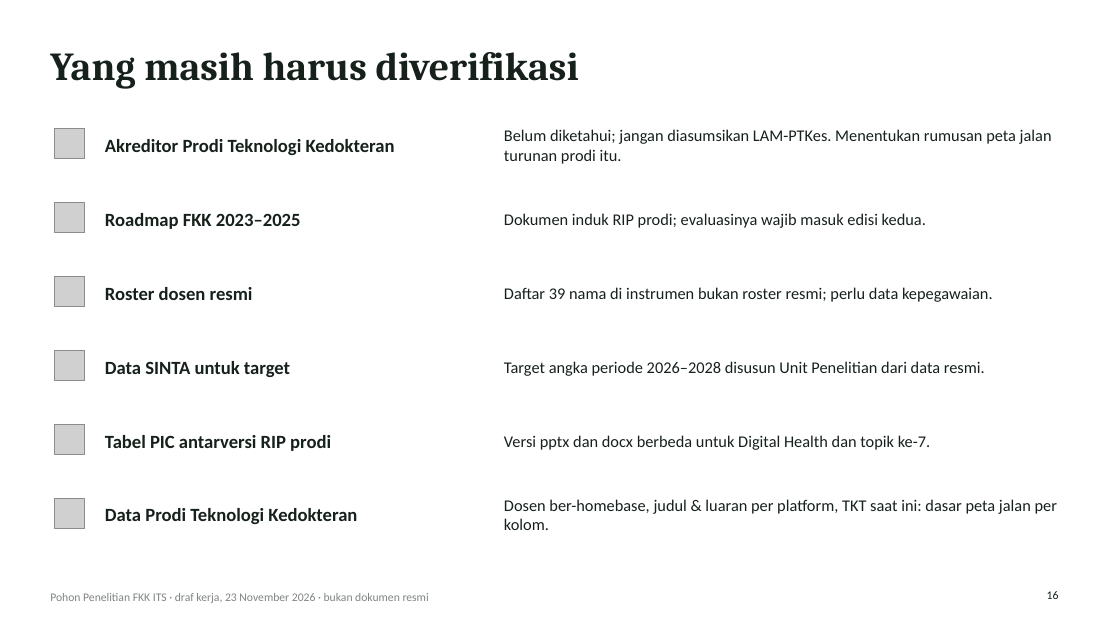
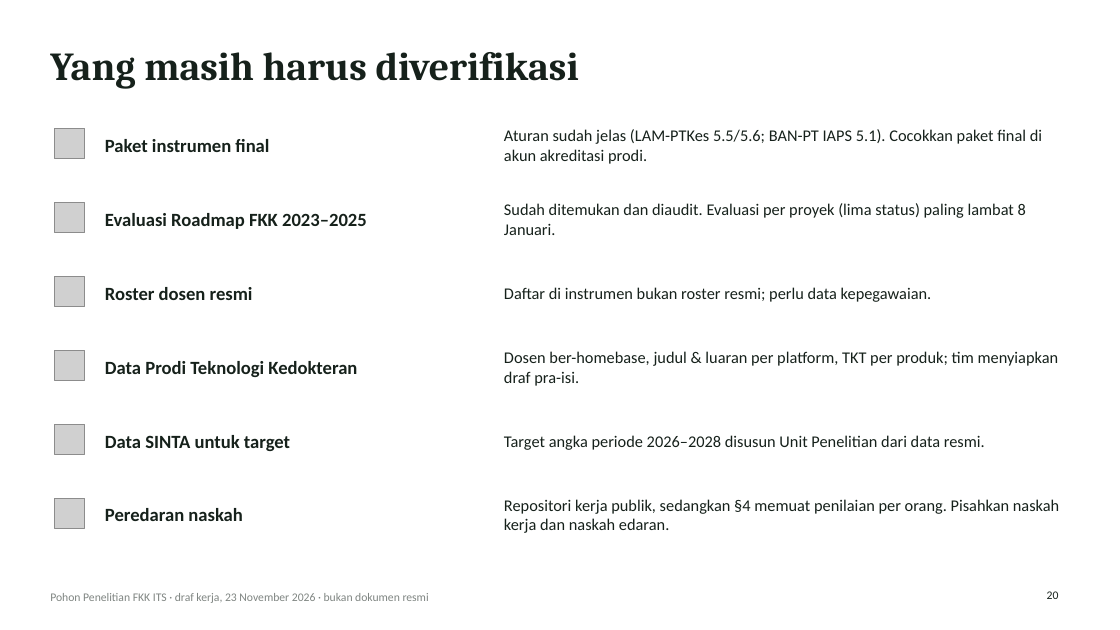
Before and after one commit to anakwirayuda-eng/desa-binaan-dashboard, a slide deck: slide 20 of output/PAPARAN_POHON_PENELITIAN_FKK_ITS.pptx (slide 16 before the commit). Drawn at 1120x630 pixels with LibreOffice and Linux fonts; fonts in the diff are those of the drawing; grey boxes stand for pictures. Boxes give left, top, right and bottom in pixels: in the first picture for what was removed or moved away, otherwise in the second. Text is boxed around its words. In the diff, an @@ line names an element or a change of style, - is before the commit and + after.

```diff
--- a/output/PAPARAN_POHON_PENELITIAN_FKK_ITS.pptx
+++ b/output/PAPARAN_POHON_PENELITIAN_FKK_ITS.pptx
@@ text at box(105, 139, 269, 152): text changed @@
-Akreditor Prodi Teknologi Kedokteran
+Paket instrumen final
@@ text at box(504, 129, 1042, 164): text changed @@
-Belum diketahui; jangan diasumsikan LAM-PTKes. Menentukan rumusan peta jalan turunan prodi itu.
+Aturan sudah jelas (LAM-PTKes 5.5/5.6; BAN-PT IAPS 5.1). Cocokkan paket final di akun akreditasi prodi.
@@ text at box(504, 203, 1026, 235): text changed @@
-Dokumen induk RIP prodi; evaluasinya wajib masuk edisi kedua.
+Sudah ditemukan dan diaudit. Evaluasi per proyek (lima status) paling lambat 8 Januari.
@@ text at box(105, 213, 367, 229): text changed @@
-Roadmap FKK 2023–2025
+Evaluasi Roadmap FKK 2023–2025
@@ text at box(504, 287, 932, 302): text changed @@
-Daftar 39 nama di instrumen bukan roster resmi; perlu data kepegawaian.
+Daftar di instrumen bukan roster resmi; perlu data kepegawaian.
@@ text added at box(504, 351, 1059, 386), 14 pt, text #16211B @@
+Dosen ber-homebase, judul & luaran per platform, TKT per produk; tim menyiapkan draf pra-isi.
@@ text added at box(105, 361, 357, 377), 16 pt, text #16211B, bold @@
+Data Prodi Teknologi Kedokteran
@@ text "Data SINTA untuk target": place and size @@
-text "Data SINTA untuk target" at box(105, 361, 290, 377)
+text "Data SINTA untuk target" at box(105, 435, 290, 451)
@@ text "Target angka periode 2026–2028 disusun ...": place and size @@
-text "Target angka periode 2026–2028 disusun ..." at box(504, 361, 985, 376)
+text "Target angka periode 2026–2028 disusun ..." at box(504, 435, 985, 450)
@@ text removed at box(105, 435, 331, 451) @@
-Tabel PIC antarversi RIP prodi
@@ text removed at box(504, 435, 930, 450) @@
-Versi pptx dan docx berbeda untuk Digital Health dan topik ke-7.
@@ text at box(105, 508, 242, 521): text changed @@
-Data Prodi Teknologi Kedokteran
+Peredaran naskah
@@ text at box(504, 499, 1059, 533): text changed @@
-Dosen ber-homebase, judul & luaran per platform, TKT saat ini: dasar peta jalan per kolom.
+Repositori kerja publik, sedangkan §4 memuat penilaian per orang. Pisahkan naskah kerja dan naskah edaran.
@@ page number at box(1047, 591, 1059, 599): text changed @@
-16
+20
```
Also in this commit, not shown: 5 other slides changed, 5 slides added, 1 slide removed, 16 other files.
